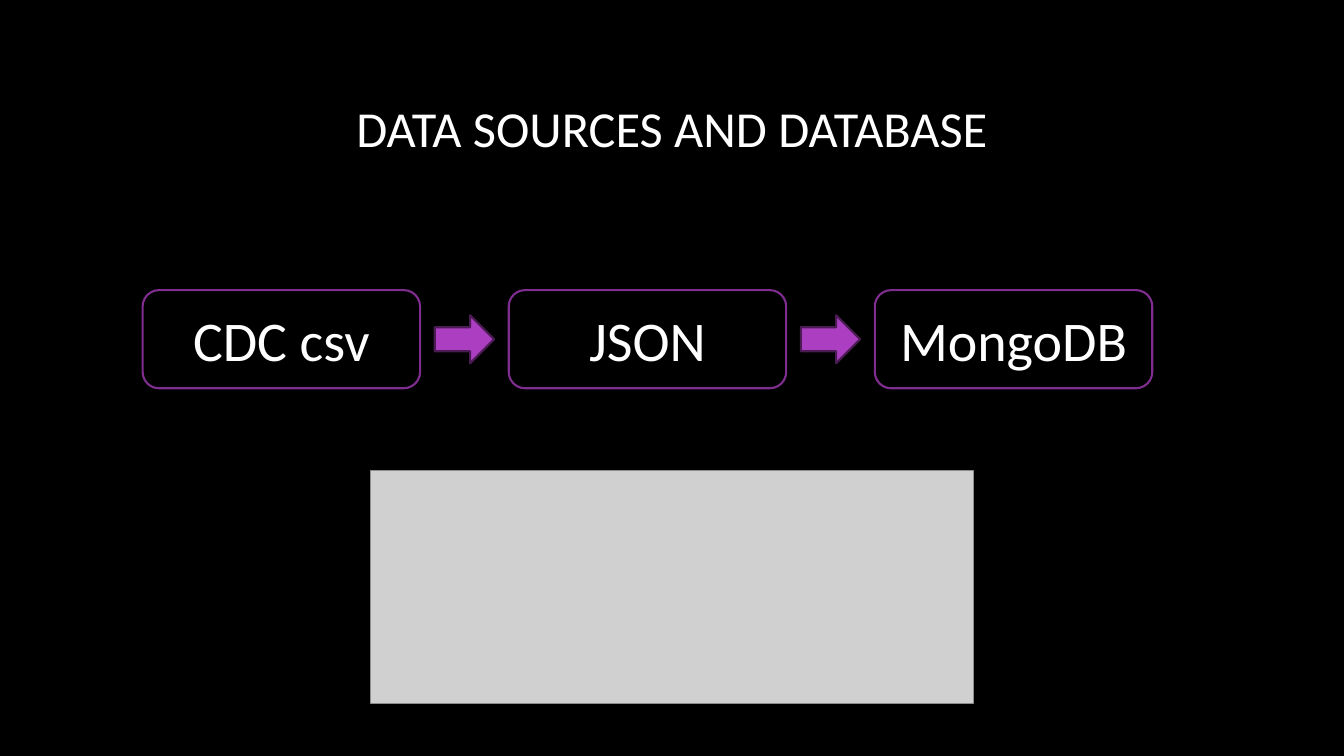
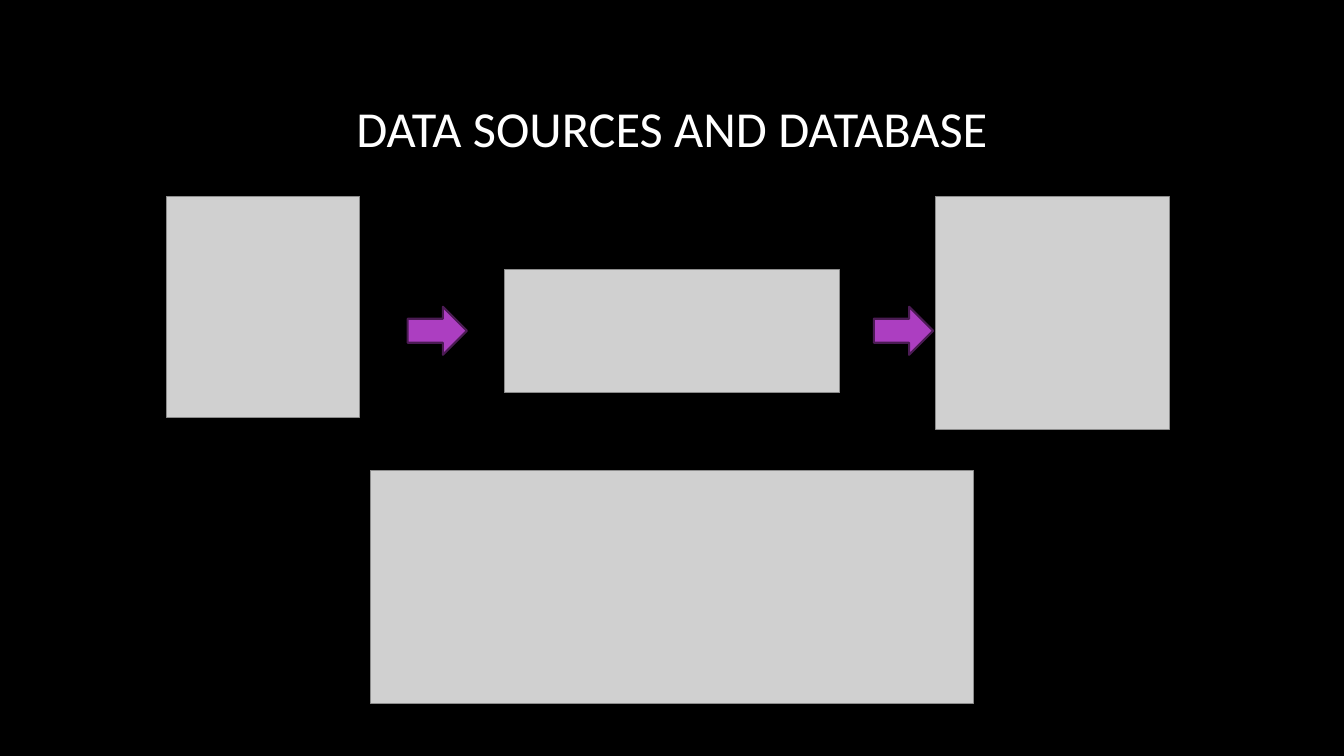
Before and after one commit to shriparna/us-mortality-stats, a slide deck: slide 4 of Presentation/project_03_group_04.pptx. Drawn at 1344x756 pixels with LibreOffice and Linux fonts; fonts in the diff are those of the drawing; grey boxes stand for pictures; background and template pictures are left out. Boxes give left, top, right and bottom in pixels: in the first picture for what was removed or moved away, otherwise in the second. Text is boxed around its words. In the diff, an @@ line names an element or a change of style, - is before the commit and + after.

```diff
--- a/Presentation/project_03_group_04.pptx
+++ b/Presentation/project_03_group_04.pptx
@@ picture added at (166, 197, 360, 417) @@
@@ picture added at (936, 197, 1169, 430) @@
@@ picture added at (504, 269, 840, 392) @@
@@ rounded rectangle removed at (143, 290, 420, 388) @@
-CDC csv
@@ rounded rectangle removed at (509, 290, 786, 388) @@
-JSON
@@ rounded rectangle removed at (875, 290, 1152, 388) @@
-MongoDB
@@ right arrow: place and size @@
-right arrow at (435, 316, 494, 364)
+right arrow at (407, 307, 467, 355)
@@ right arrow: place and size @@
-right arrow at (802, 316, 861, 364)
+right arrow at (874, 307, 934, 355)
```
Also in this commit, not shown: 4 other slides changed, 1 slide added, 1 slide removed, 11 other files.
